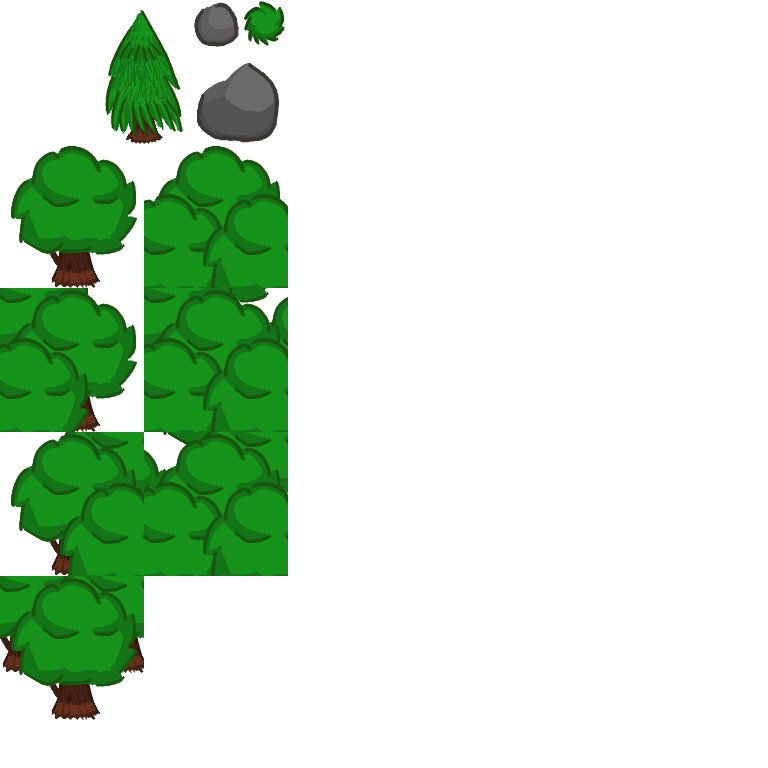
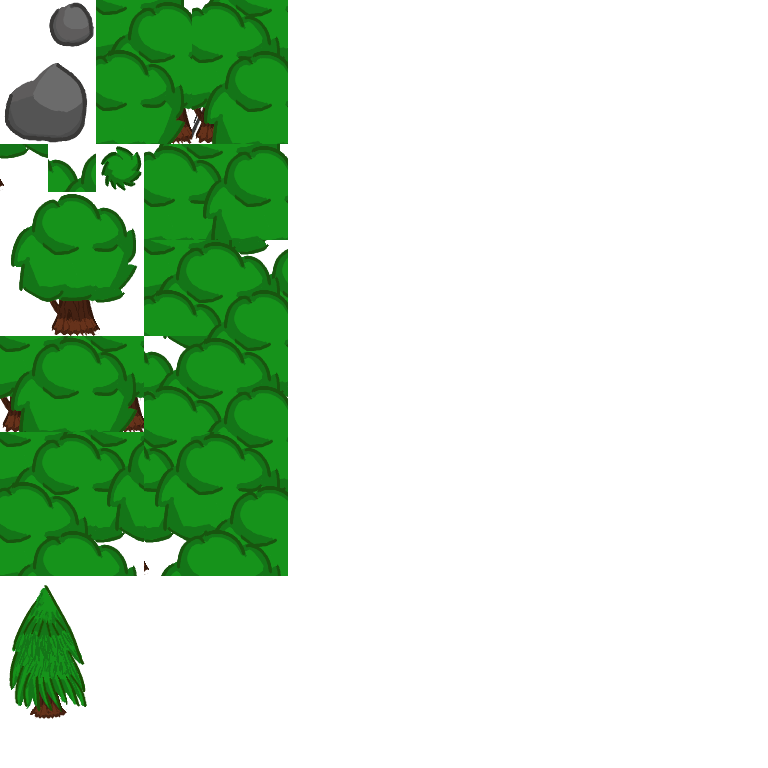
Revision of a layered 768×768 image; what changed, layer by layer:
removed layer "Tree Base copy #1" over [0, 146, 288, 720]
painted on "Tree Base copy #3" over [0, 0, 288, 576]
removed layer "Tree Base copy #2" over [144, 482, 234, 576]
removed layer "Transformation #1" over [155, 434, 282, 576]
renamed "Tree Base copy #4" to "Layer copy", painted on it over [59, 345, 186, 541]
removed layer "Tree Base" over [11, 146, 138, 288]
added layer "Layer #3" above "Layer #2" over [11, 194, 138, 336]
painted on "outline #98" over [9, 10, 183, 712]
painted on "outline #100" over [18, 14, 167, 637]
painted on "outline #102" over [15, 43, 178, 699]
painted on "outline #101" over [11, 12, 181, 708]
painted on "outline #99" over [9, 12, 183, 710]
painted on "outline #106" over [40, 119, 154, 715]
painted on "outline #105" over [39, 114, 157, 711]
painted on "outline #103" over [30, 108, 163, 719]
painted on "outline #104" over [31, 108, 160, 718]
showed group "Tree #1" (5 layers) over [105, 9, 182, 144]
painted on "doodles" over [5, 63, 280, 143]
painted on "doodles #4" over [4, 104, 278, 139]
painted on "doodles #2" over [33, 63, 276, 113]
painted on "doodles #3" over [5, 63, 251, 106]
painted on "doodles #1" over [5, 63, 277, 141]
painted on "doodles #5" over [49, 2, 240, 47]
painted on "bush" over [100, 1, 285, 191]
…and 10 more changes (4 added, 3 painted, 2 removed, 1 visibility)
